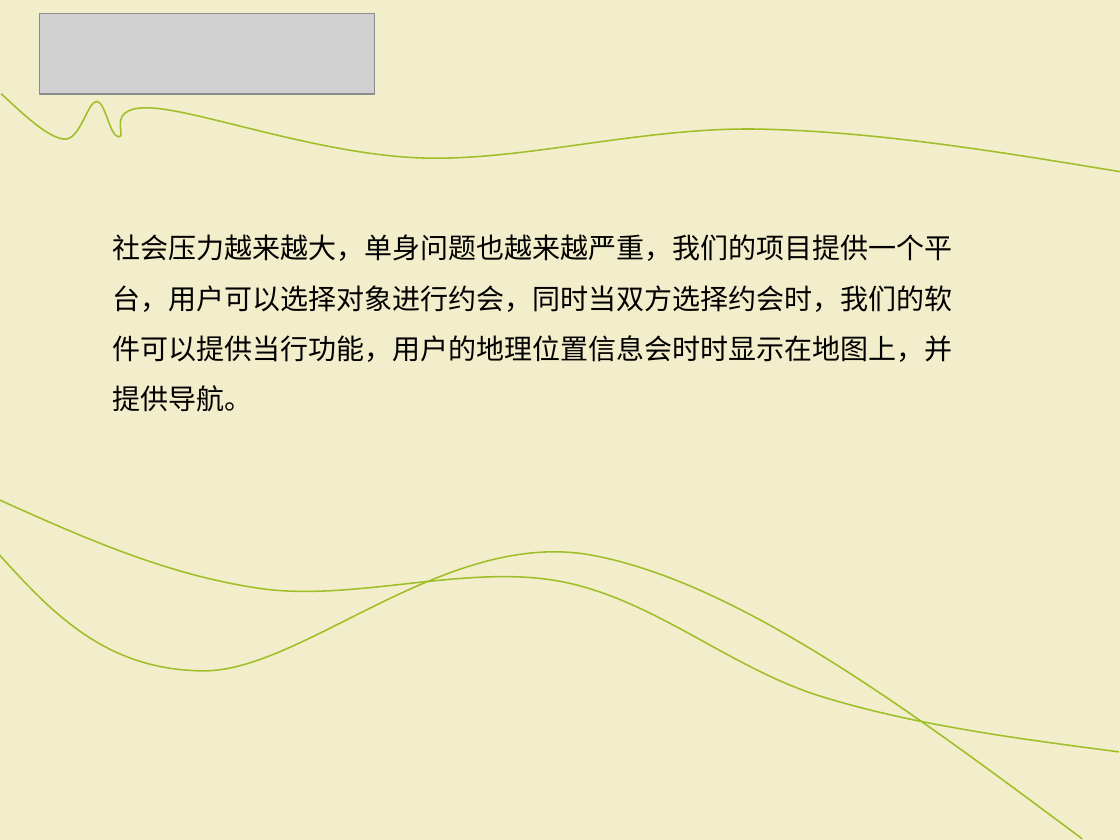
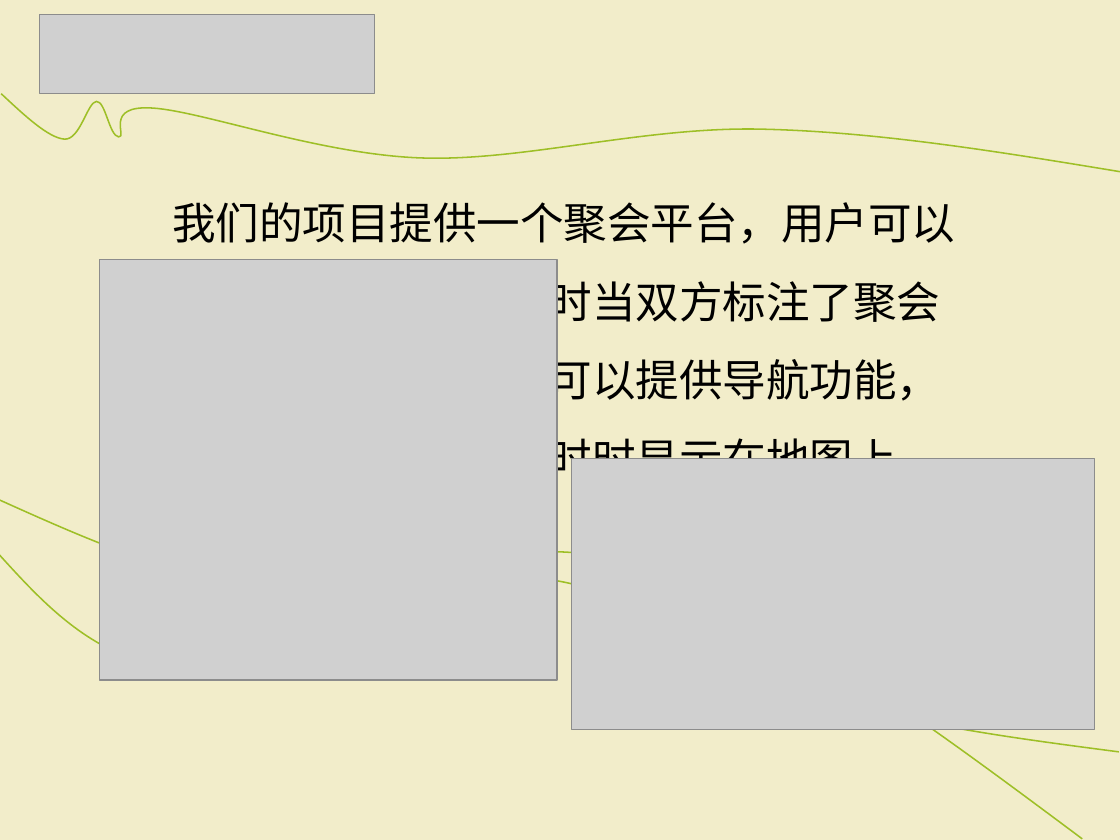
Before and after one commit to SoftwareOrganization/Dating_Position, a slide deck: slide 3 of doc of project/项目开发计划报告.ppt. Drawn at 1120x840 pixels with LibreOffice and Linux fonts; fonts in the diff are those of the drawing; grey boxes stand for pictures. Boxes give left, top, right and bottom in pixels: in the first picture for what was removed or moved away, otherwise in the second. Text is boxed around its words. In the diff, an @@ line names an element or a change of style, - is before the commit and + after.

```diff
--- a/doc of project/项目开发计划报告.ppt
+++ b/doc of project/项目开发计划报告.ppt
@@ text at (x1=114, y1=202, x2=955, y2=486): text changed; size 18 to 28 pt @@
-社会压力越来越大，单身问题也越来越严重，我们的项目提供一个平台，用户可以选择对象进行约会，同时当双方选择约会时，我们的软件可以提供当行功能，用户的地理位置信息会时时显示在地图上，并提供导航。
+我们的项目提供一个聚会平台，用户可以选择对象进行聚会，同时当双方标注了聚会地点之后，我们的软件可以提供导航功能，用户的地理位置信息会时时显示在地图上，并提供最短路线。
@@ picture added at (x1=100, y1=260, x2=558, y2=680) @@
@@ picture added at (x1=571, y1=458, x2=1094, y2=729) @@
```
Also in this commit, not shown: 1 other slide changed, 3 other files.
